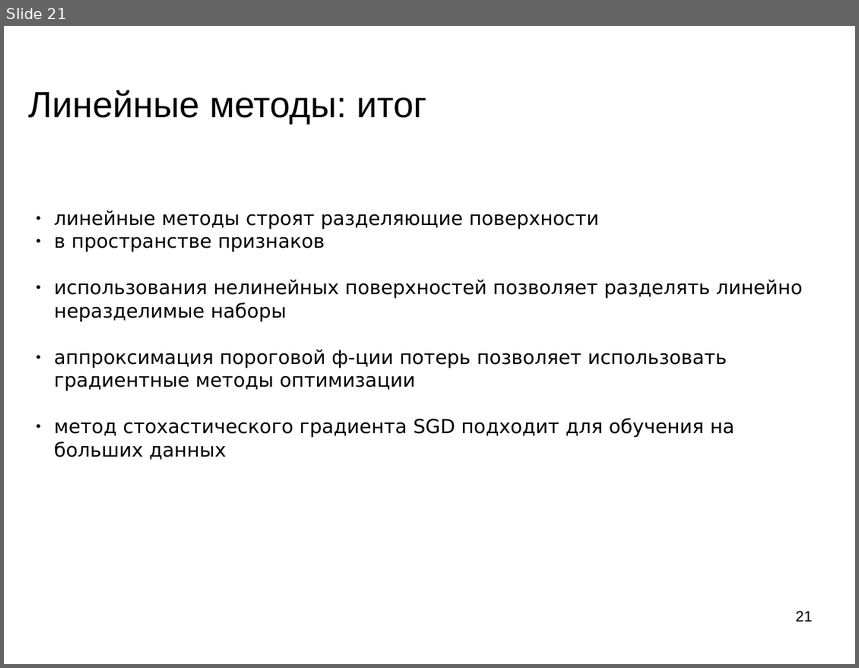
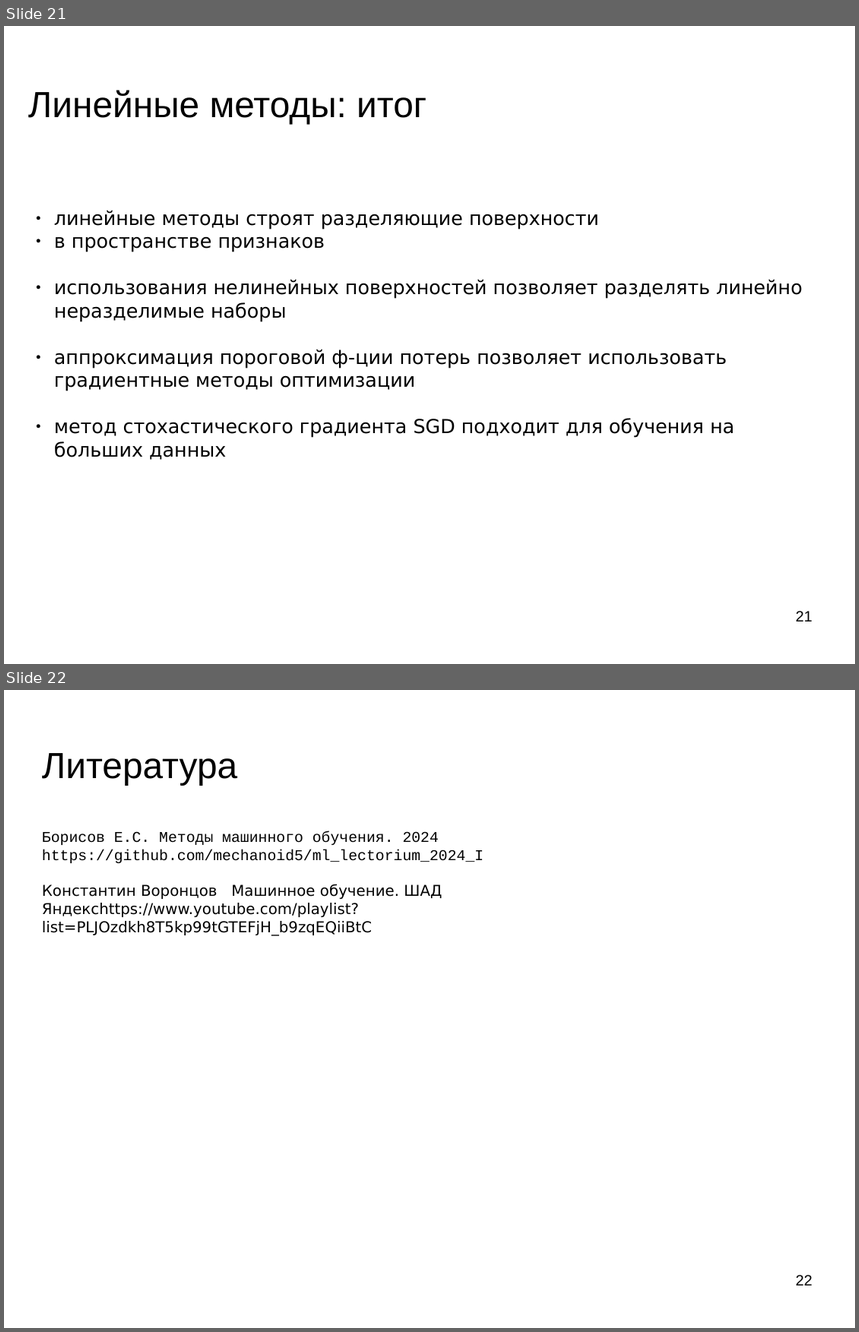
Before and after one commit to mechanoid5/ml_lectorium_2024_I, a slide deck: 12-linear.odp. Shown one above the other, each under a label of ours: slide 21 before the commit, slides 21 and 22 after it. The pictures are 859x668 and 859x1332 pixels, drawn with LibreOffice and Linux fonts; fonts in the diff are those of the drawing; background and template pictures are left out. Boxes give left, top, right and bottom in pixels: in the first picture for what was removed or moved away, otherwise in the second. Text is boxed around its words. In the diff, an @@ line names an element or a change of style, - is before the commit and + after.

```diff
--- a/12-linear.odp
+++ b/12-linear.odp
@@ slide 22 added at <box>4,690,855,1328</box>, background picture (left out) @@
@@ text added at <box>42,753,237,786</box>, 33.9 pt, text #000000 @@
+Литература
@@ text added at <box>42,831,484,936</box>, 14 pt, text #000000 @@
+Борисов Е.С. Методы машинного обучения. 2024
+https://github.com/mechanoid5/ml_lectorium_2024_I
+Константин Воронцов Машинное обучение. ШАД Яндексhttps://www.youtube.com/playlist?list=PLJOzdkh8T5kp99tGTEFjH_b9zqEQiiBtC
@@ page number added at <box>796,1275,813,1286</box>, 14 pt, text #000000 @@
+22
```
Also in this commit, not shown: 1 slide removed, 7 other files.
